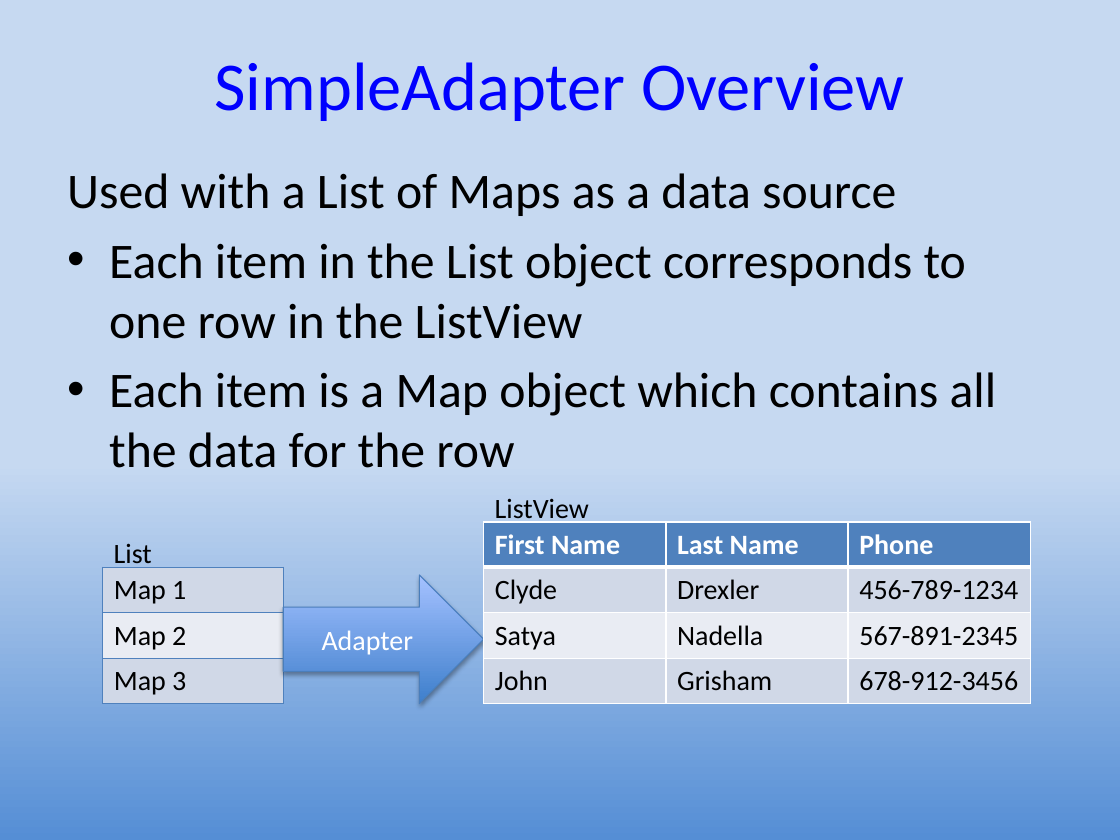
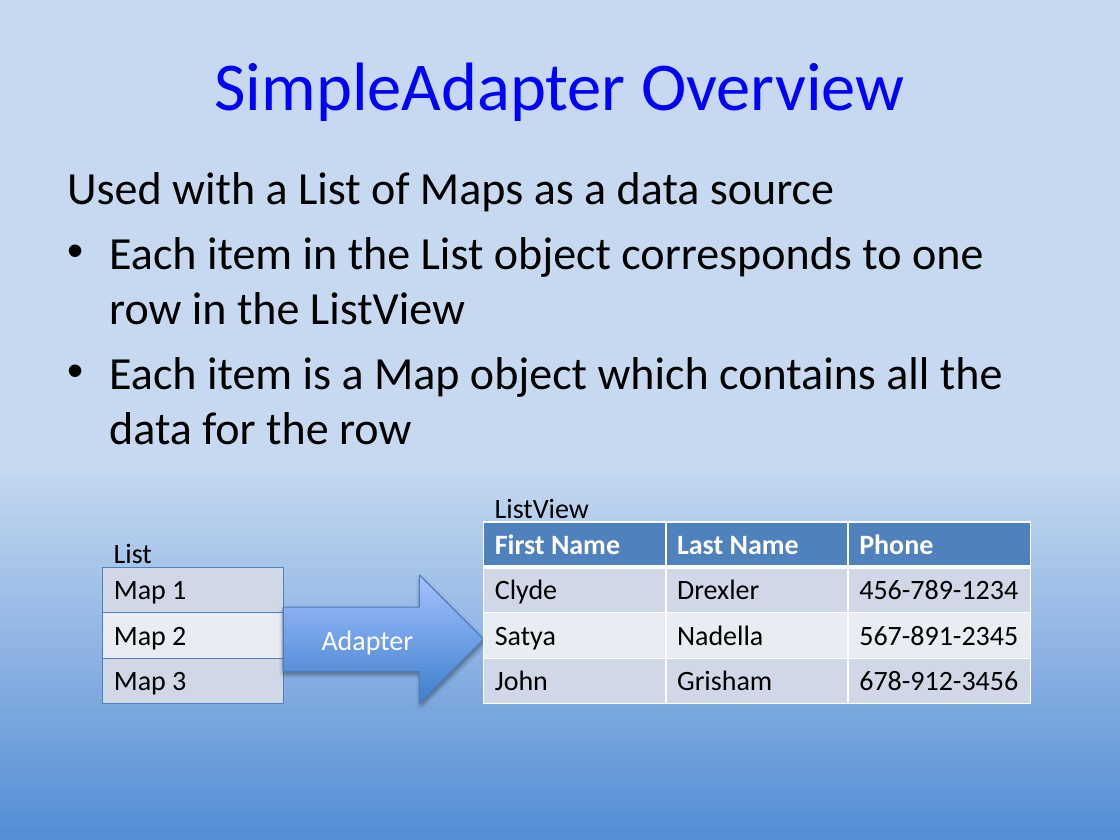
Before and after one commit to UO-CIS/CIS399Android-CourseMaterials, a slide deck: slide 19 of NotesAndSlides/CIS399Wk3Day2-ListViews.pptx. Drawn at 1120x840 pixels with LibreOffice and Linux fonts; fonts in the diff are those of the drawing. Boxes give left, top, right and bottom in pixels: in the first picture for what was removed or moved away, otherwise in the second. Text is boxed around its words. In the diff, an @@ line names an element or a change of style, - is before the commit and + after.

```diff
--- a/NotesAndSlides/CIS399Wk3Day2-ListViews.pptx
+++ b/NotesAndSlides/CIS399Wk3Day2-ListViews.pptx
@@ text "Used with a List of ..." at <box>67,172,1002,445</box>: size 32 to 29.6 pt @@
```
Also in this commit, not shown: 1 other slide changed, 5 other files.
